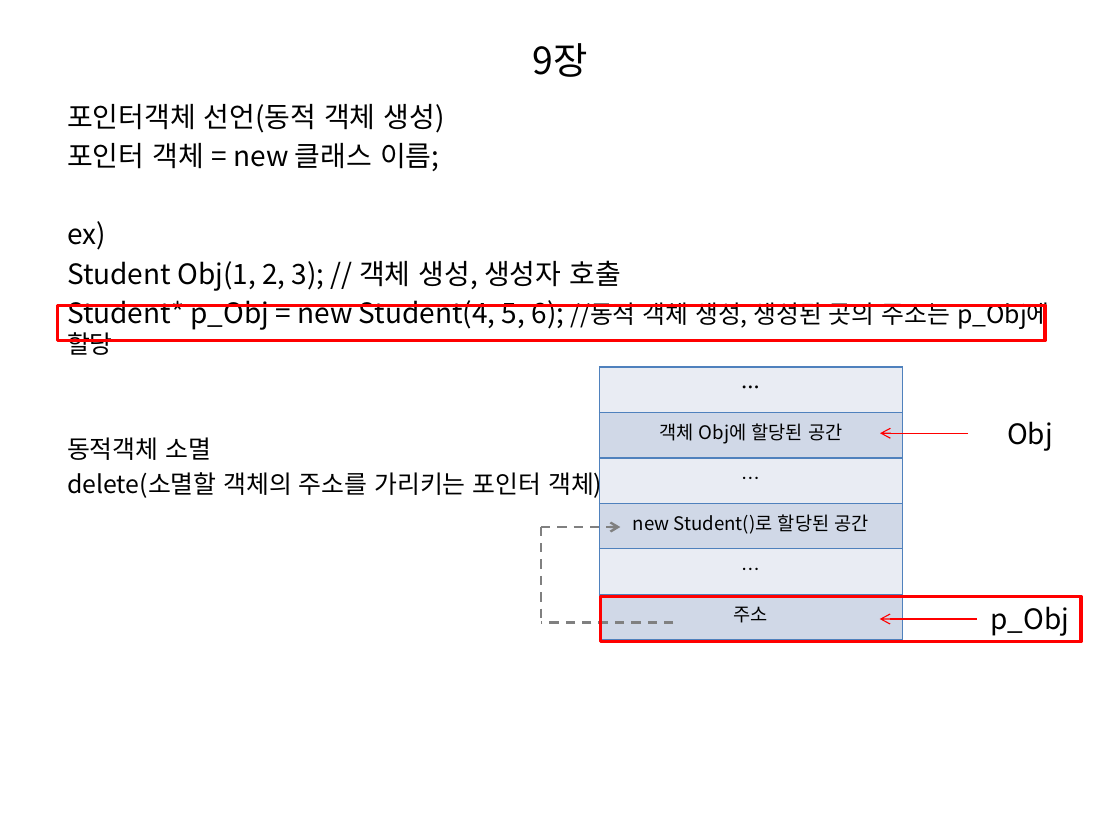
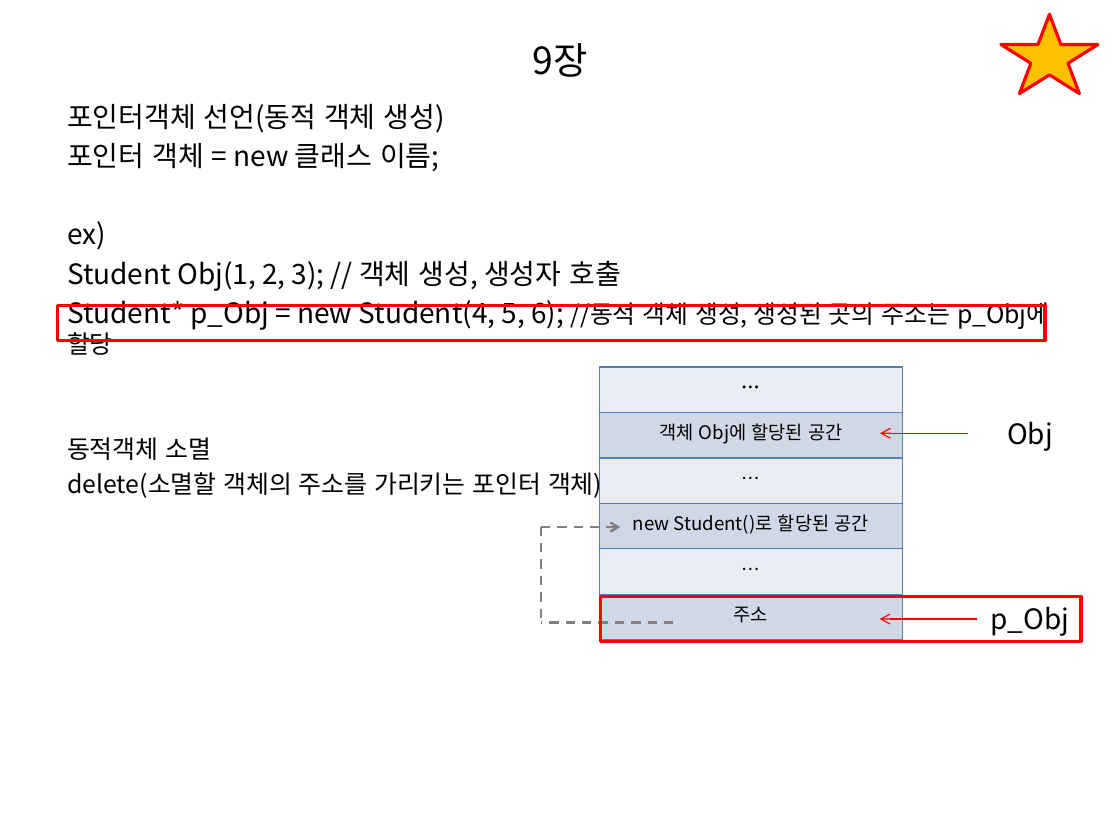
Before and after one commit to ssosee/C-study, a slide deck: slide 56 of C++ STUDY.pptx. Drawn at 1120x840 pixels with LibreOffice and Linux fonts; fonts in the diff are those of the drawing. Boxes give left, top, right and bottom in pixels: in the first picture for what was removed or moved away, otherwise in the second. Text is boxed around its words. In the diff, an @@ line names an element or a change of style, - is before the commit and + after.

```diff
--- a/C++ STUDY.pptx
+++ b/C++ STUDY.pptx
@@ star added at box(1001, 15, 1099, 94), fill #FFC000, outline #FF0000 2 pt @@
```
Also in this commit, not shown: 2 other slides changed, 21 slides added, 13 slides removed.
